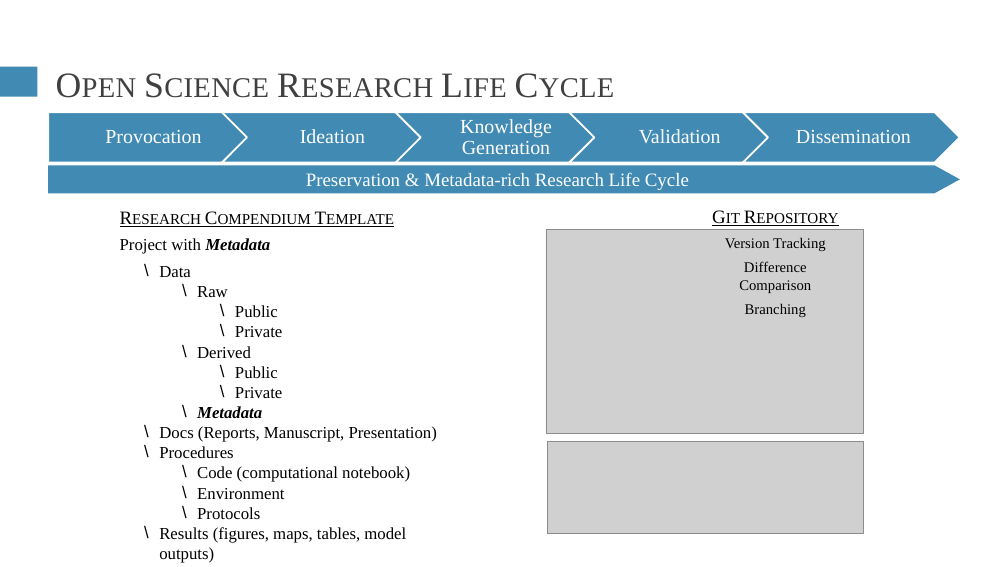
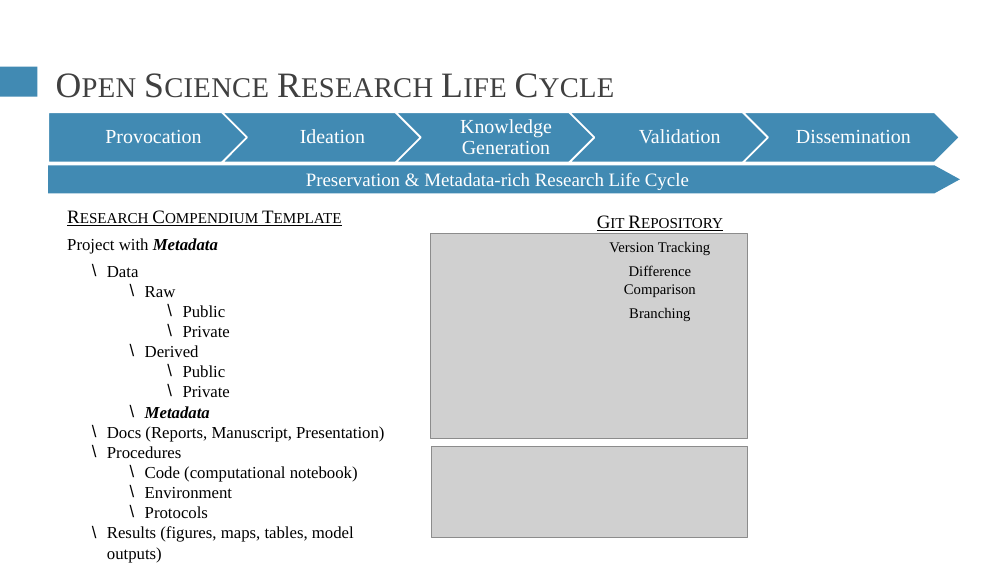
Before and after one commit to HEGSRR/CP-foss4g-2022-metadata, a slide deck: slide 20 of slides/Holler-FOSS4G-2022.pptx (slide 17 before the commit). Drawn at 1008x567 pixels with LibreOffice and Linux fonts; fonts in the diff are those of the drawing; grey boxes stand for pictures. Boxes give left, top, right and bottom in pixels: in the first picture for what was removed or moved away, otherwise in the second. Text is boxed around its words. In the diff, an @@ line names an element or a change of style, - is before the commit and + after.

```diff
--- a/slides/Holler-FOSS4G-2022.pptx
+++ b/slides/Holler-FOSS4G-2022.pptx
@@ text "Research Compendium Template": place and size @@
-text "Research Compendium Template" at [120,238,437,563]
+text "Research Compendium Template" at [67,238,384,563]
@@ 2 pictures, 1 text: place and size @@
-2 pictures, 1 text at [546,229,864,533]
+2 pictures, 1 text at [431,234,748,538]
```
Also in this commit, not shown: 4 other slides changed, 5 slides added, 2 other files.
